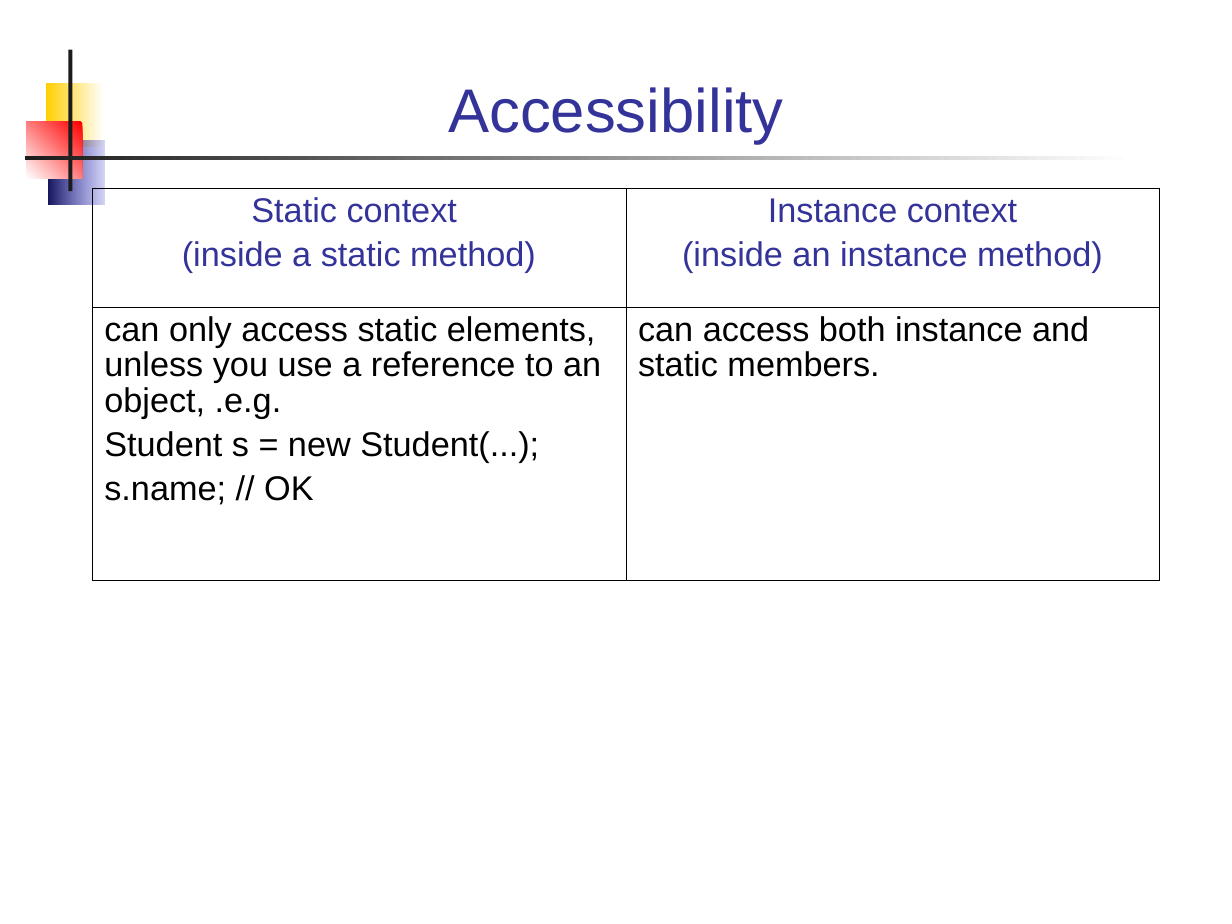
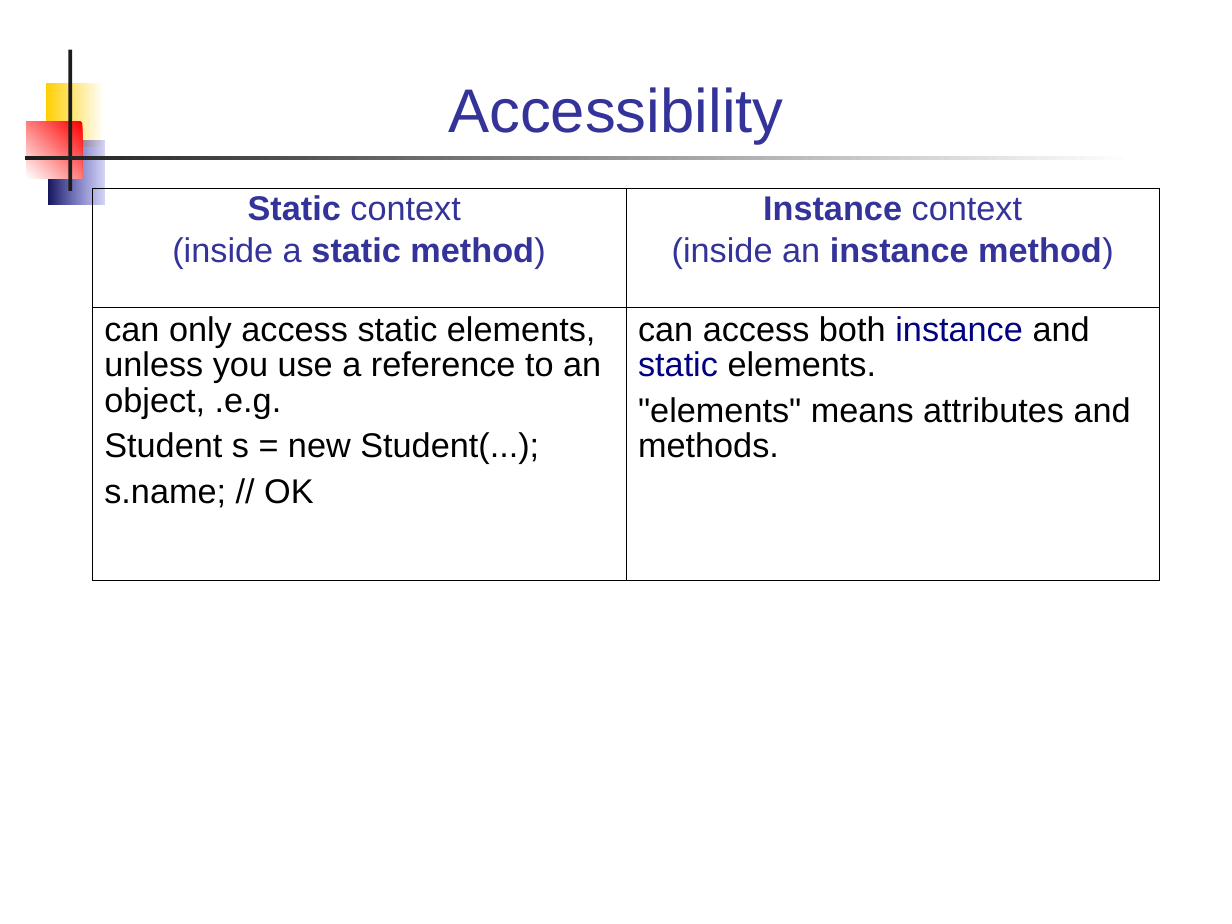
Before and after one commit to skeoop/skeoop.github.io, a slide deck: slide 12 of java-basics/15-Static-Methods.ppt (slide 14 before the commit). Drawn at 1232x924 pixels with LibreOffice and Linux fonts; fonts in the diff are those of the drawing. Boxes give left, top, right and bottom in pixels: in the first picture for what was removed or moved away, otherwise in the second. Text is boxed around its words. In the diff, an @@ line names an element or a change of style, - is before the commit and + after.

```diff
--- a/java-basics/15-Static-Methods.ppt
+++ b/java-basics/15-Static-Methods.ppt
@@ table at [92, 188, 1159, 582] @@
@@ row 2, column 2: "can access both instance and static members." to "can access both instance and static elements. / "elements" means attributes and methods." @@
@@ bold on in "Static", "static method)", "Instance", "instance method)" @@
@@ line spacing 0.93 to 0.87 @@
@@ borders changed @@
```
Also in this commit, not shown: 8 other slides changed, 2 slides removed, 16 other files.
